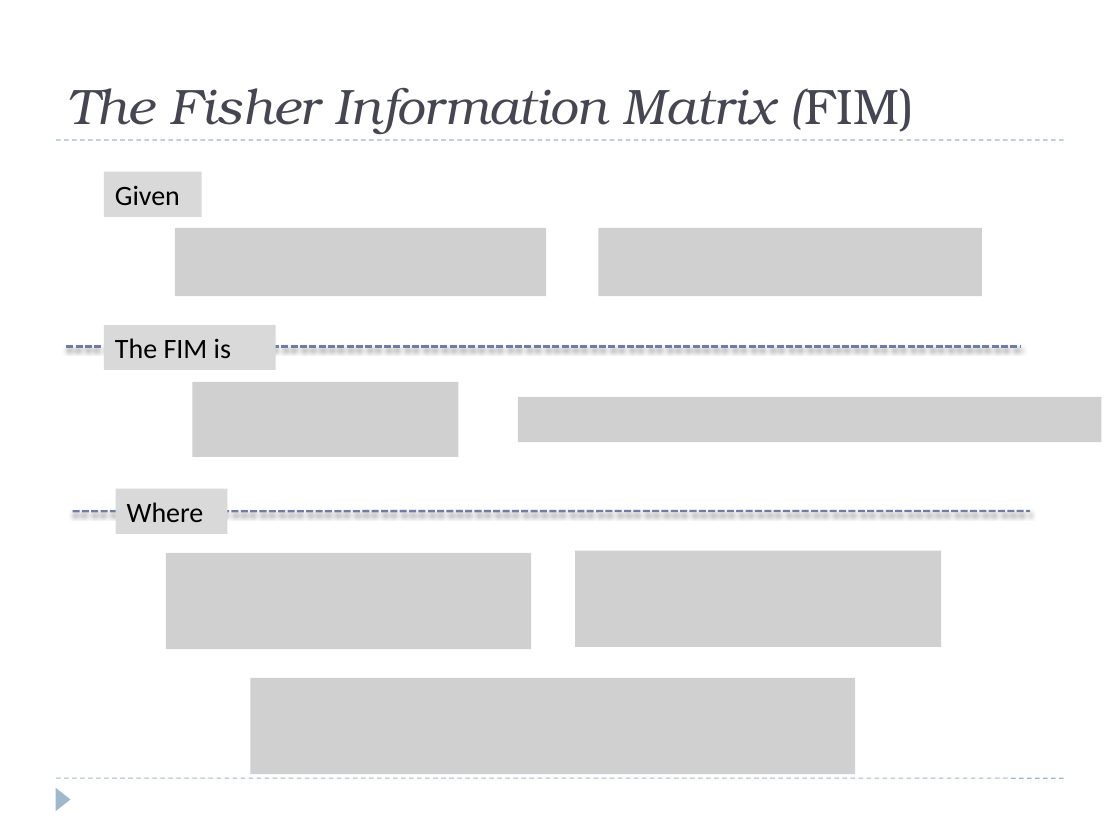
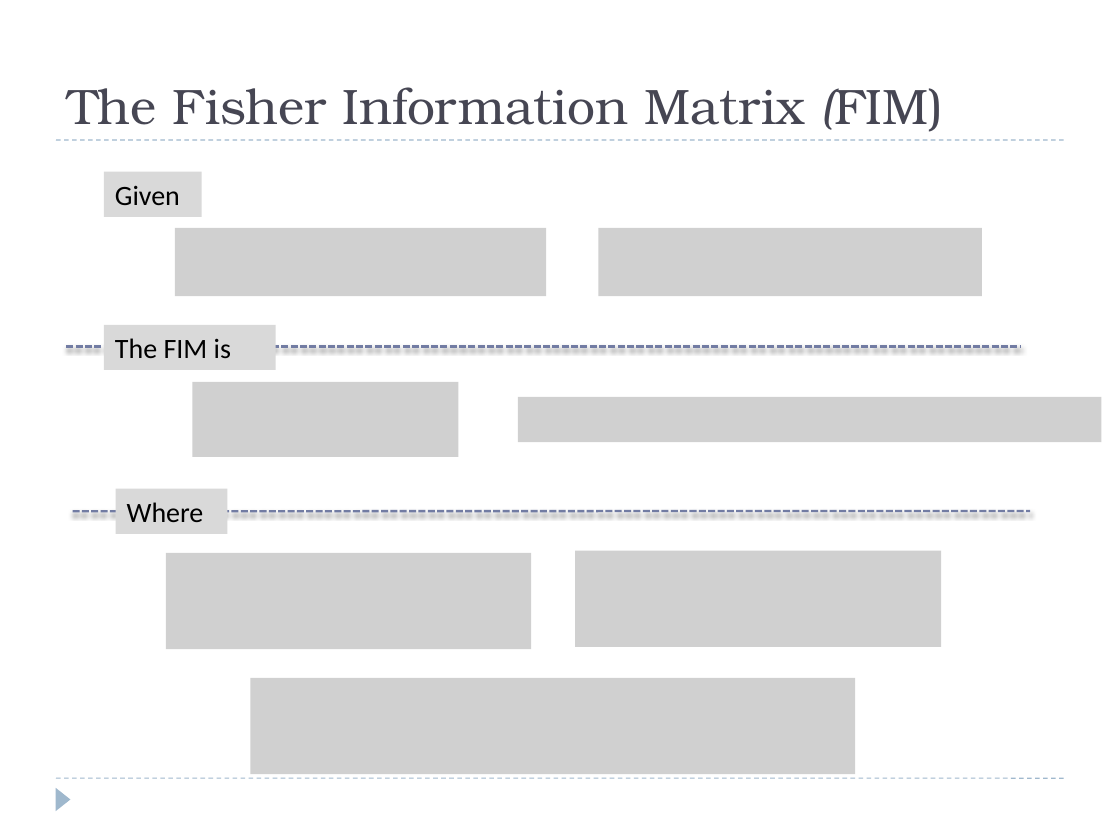
Before and after one commit to josh-gleason/CS679, a slide deck: slide 13 of Presentation/CS679Presentation2.pptx (slide 12 before the commit). Drawn at 1120x840 pixels with LibreOffice and Linux fonts; fonts in the diff are those of the drawing; grey boxes stand for pictures. Boxes give left, top, right and bottom in pixels: in the first picture for what was removed or moved away, otherwise in the second. Text is boxed around its words. In the diff, an @@ line names an element or a change of style, - is before the commit and + after.

```diff
--- a/Presentation/CS679Presentation2.pptx
+++ b/Presentation/CS679Presentation2.pptx
@@ title "The Fisher Information Matrix (FIM)" at [67,87,944,132]: italic off in "The Fisher Information Matrix" @@
```
Also in this commit, not shown: 8 other slides changed, 1 slide added.
